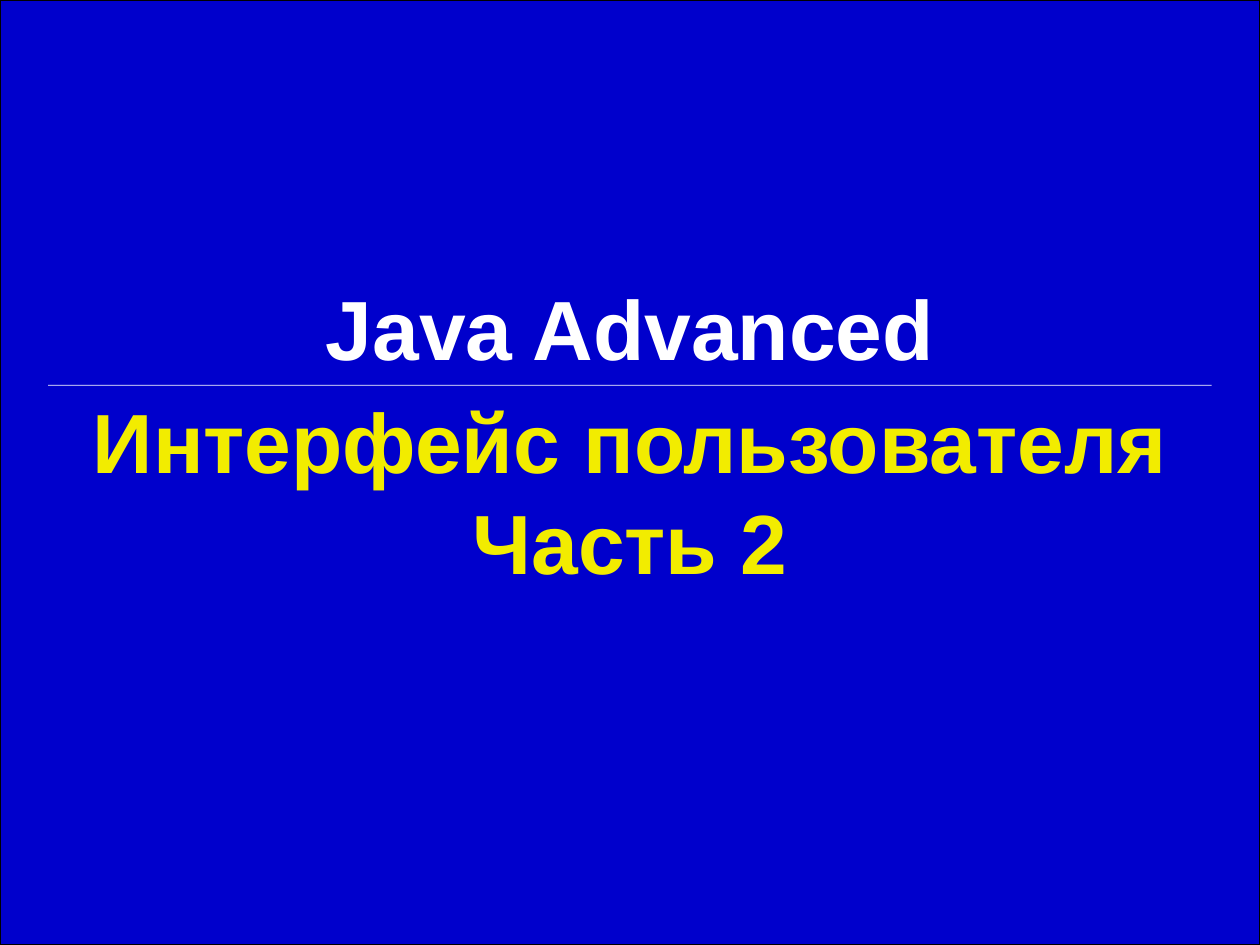
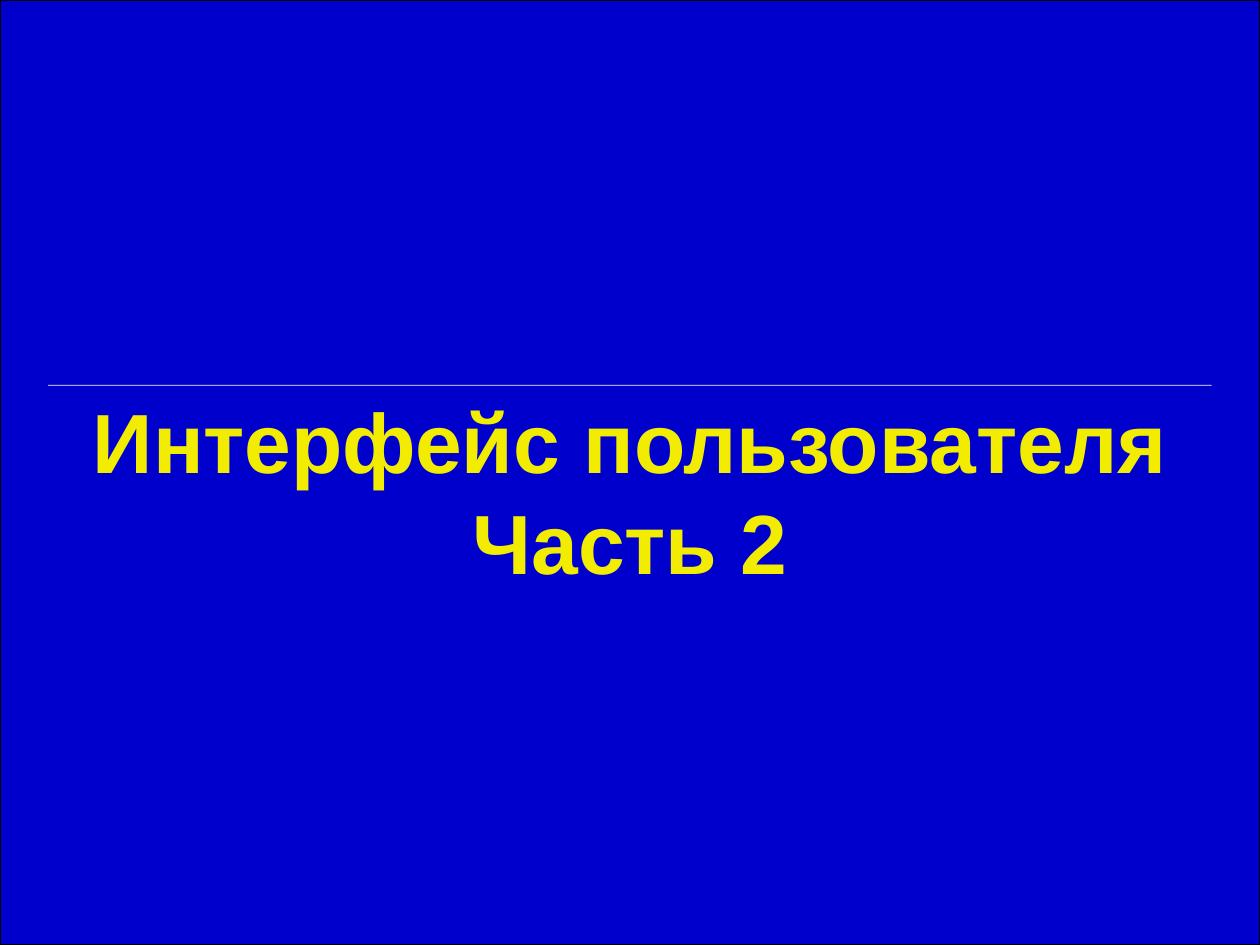
Before and after one commit to maxchv/JavaLessons, a slide deck: slide 1 of Lesson17/swing-2.ppt. Drawn at 1260x945 pixels with LibreOffice and Linux fonts; fonts in the diff are those of the drawing. Boxes give left, top, right and bottom in pixels: in the first picture for what was removed or moved away, otherwise in the second. Text is boxed around its words. In the diff, an @@ line names an element or a change of style, - is before the commit and + after.

```diff
--- a/Lesson17/swing-2.ppt
+++ b/Lesson17/swing-2.ppt
@@ subtitle removed at [326, 299, 934, 361] @@
-Java Advanced
```
Also in this commit, not shown: 43 other slides changed, 6 other files.
